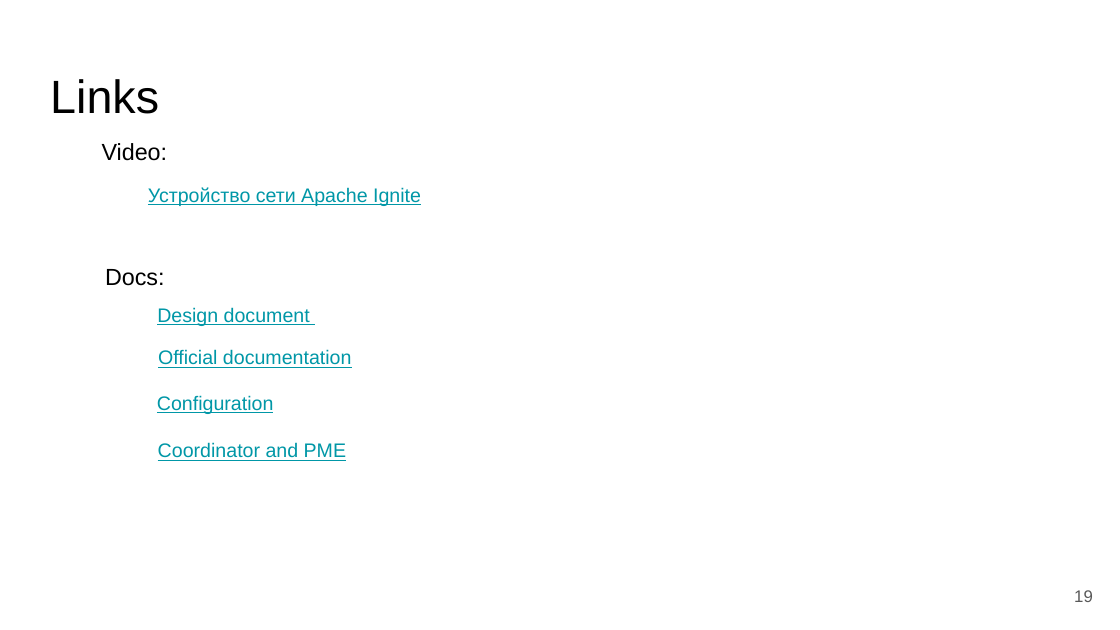
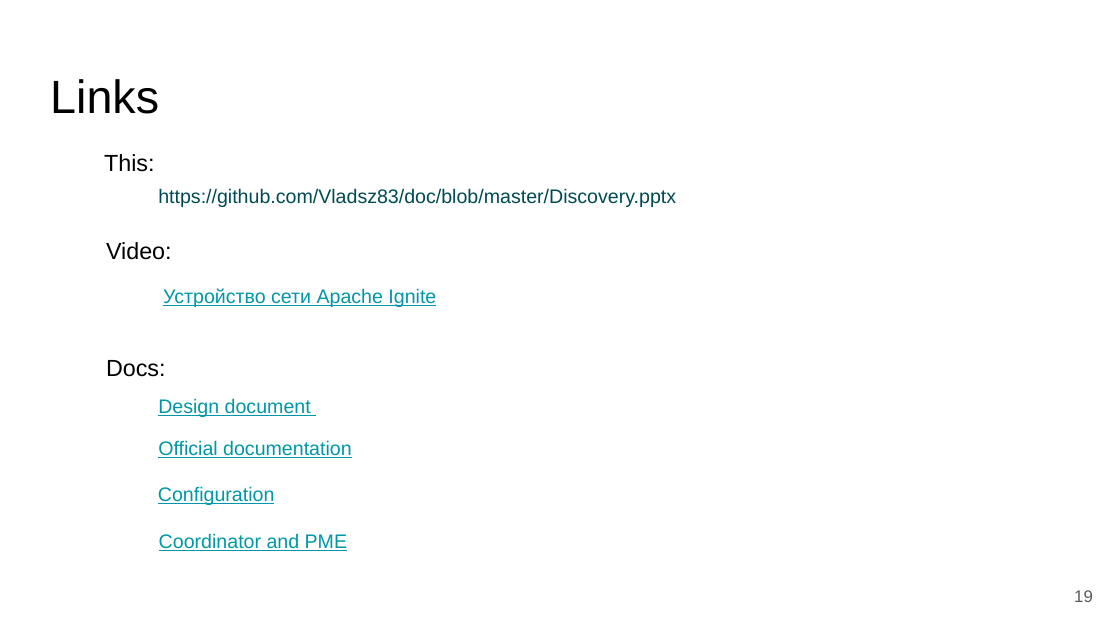
Before and after one commit to Vladsz83/doc, a slide deck: slide 20 of Discovery.pptx. Drawn at 1120x630 pixels with LibreOffice and Linux fonts; fonts in the diff are those of the drawing. Boxes give left, top, right and bottom in pixels: in the first picture for what was removed or moved away, otherwise in the second. Text is boxed around its words. In the diff, an @@ line names an element or a change of style, - is before the commit and + after.

```diff
--- a/Discovery.pptx
+++ b/Discovery.pptx
@@ text added at box(104, 154, 154, 172), 25 pt, text #000000 @@
+This:
@@ text added at box(158, 188, 676, 207), 21 pt, text #004C54 @@
+https://github.com/Vladsz83/doc/blob/master/Discovery.pptx
@@ text "Video:": place and size @@
-text "Video:" at box(102, 143, 168, 161)
+text "Video:" at box(106, 242, 172, 260)
@@ text "Устройство сети Apache Ignite": place and size @@
-text "Устройство сети Apache Ignite" at box(148, 187, 421, 206)
+text "Устройство сети Apache Ignite" at box(163, 288, 436, 307)
@@ 5 texts: place and size @@
-5 texts at box(105, 269, 352, 461)
+5 texts at box(106, 360, 352, 551)
```
Also in this commit, not shown: 5 other slides changed.
